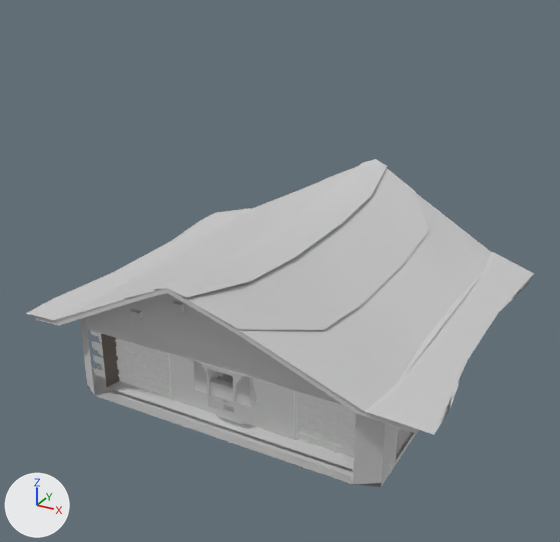
An edit to the FBX model Puzzle Game/Assets/Models/TowerFloor1.fbx, drawn before and after from the same camera.
Camera for both pictures: a 50 mm camera at (6.25, -12.38, 7.86) aimed at (-0.12, -0.8, 2.06). The axes (+X, +Y, +Z) are drawn at lower left. The lights are the same throughout. Where no turn or scale is listed for an object, it has been applied to the vertices. Vertices at the same position are counted once.
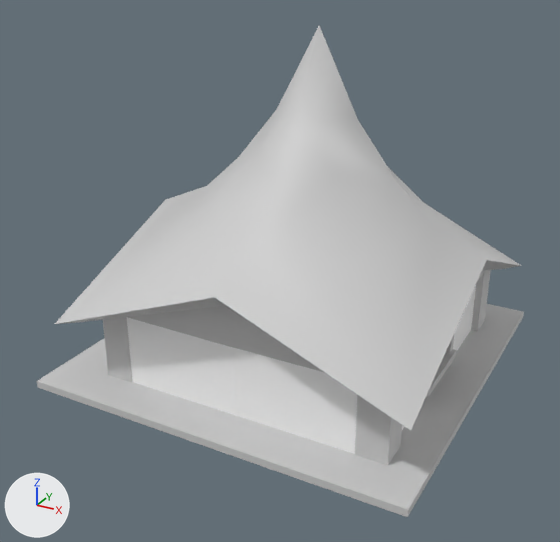
The edits, one by one:
Material 'WallMat' (mat_wallmat) is new.
Its base color is (1.0, 1.0, 1.0) (white #ffffff).
me_mesh_004 is used by ob_pcube4; parent ob_group1; location (-0.44, 0.0, 14.19); scale (592.0, 8.23, 600.0).
me_mesh_004 had 185 vertices, 163 faces and spanned x -0.5..0.5, y -0.5..35.3, z -0.5..0.5.
me_mesh_004 now has 84 vertices, 61 faces and spans x -0.5..0.5, y -0.5..31.8, z -0.5..0.5.
me_mesh_004 part 1: 8 vertices moved from x -0.5..0.5, y 17.2, z -0.5..0.5 to x -0.5..0.5, y 18.0, z -0.5..0.5; 155 vertices removed from x -0.5..0.5, y 0.4..35.3, z -0.5..0.5; 54 vertices added at x -0.5..0.5, y 0.5..31.8, z -0.5..0.5.
me_mesh_004 no longer uses material mat_woodbeams (brown #60554d).
Mesh me_mesh_031_1 is new.
It has 32 vertices, 30 faces and spans x -0.11..0.11, y -2.53..2.53, z -0.84..0.84.
It uses material mat_wallmat (its picture is missing).
Mesh me_mesh_030_1 is new.
It has 124 vertices, 87 faces and spans x -0.76..0.19, y -0.83..0.83, z -0.24..0.9.
It uses material mat_lambert1 (light grey #cdcdcd).
Mesh me_mesh_033_1 is new.
It is a box spanning x -1.14..1.14, y -0.11..0.11, z -0.84..0.84.
It uses material mat_wallmat (its picture is missing).
Mesh me_mesh_017_1 is new.
It has 42 vertices, 40 faces and spans x -3.37..3.37, y -3.37..3.37, z 0.02..5.06.
It uses material mat_lambert1 (light grey #cdcdcd).
Mesh me_mesh_019_1 is new.
It is a box spanning x -3.65..3.65, y -3.65..3.65, z -0.07..0.07.
It uses material mat_lambert1 (light grey #cdcdcd).
Object 'pCube7' (ob_pcube7) is deleted.
In object 'pCube4' (ob_pcube4), parent is no longer ob_group1.
Object 'pCube4' (ob_pcube4) moves from (-0.44, 0.0, 14.19) to (0.112, -0.00965, 0.0607).
Object 'pCube4' (ob_pcube4) turns from (0, 0, 0) to (90, 0, 0) degrees about x, y and z.
Object 'pCube4' (ob_pcube4) is rescaled from (592.0, 8.23, 600.0) to (5.64, 0.0809, 5.64).
Object 'pCube16' (ob_pcube16) is deleted.
Object 'pCube13' (ob_pcube13) is deleted.
Object 'pCube26' (ob_pcube26) is deleted.
Object 'pCube17' (ob_pcube17) is deleted.
Object 'pCube3' (ob_pcube3) is deleted.
Object 'pCube27' (ob_pcube27) is deleted.
Object 'Wall6' (ob_wall6) is new; it shows me_mesh_031_1.
Its location is (2.69, -0.15, 0.88).
Object 'Window' (ob_window) is new; it shows me_mesh_030_1.
Its location is (2.73, -0.09, 0.39).
Object 'Wall1' (ob_wall1) is new; it shows me_mesh_033_1.
Its location is (1.26, -2.71, 0.81).
Object 'Roof' (ob_roof) is new; it shows me_mesh_017_1.
Its location is (0.08, -0.07, 1.33).
Object 'Wall' (ob_wall) is new; it shows a copy of me_mesh_033_1.
Its location is (-1.02, -2.71, 0.81).
Object 'Floor' (ob_floor) is new; it shows me_mesh_019_1.
Its location is (-0.08, 0.01, 0.08).

What differs and where, as boxes (x1, y1, x2, y2) in the pictures (560 x 542 px):
'Roof', added
    after: (55, 26, 521, 431)
'pCube3', deleted
    before: (26, 159, 534, 435)
'Floor', added
    after: (37, 304, 524, 517)
'pCube4', reshaped, moved, turned, rescaled
    before: (80, 239, 484, 487)
    after: (103, 270, 491, 465)
'Wall1', added
    after: (234, 348, 358, 454)
'Wall', added
    after: (127, 317, 236, 415)
'pCube7', deleted
    before: (169, 354, 298, 440)
'pCube16', deleted
    before: (294, 391, 392, 469)
'pCube17', deleted
    before: (90, 330, 172, 400)
'pCube13', deleted
    before: (194, 361, 257, 407)
'Wall6', added
    after: (402, 285, 476, 430)
'Window', added
    after: (426, 335, 457, 397)
'pCube26', deleted
    before: (171, 301, 185, 315)
'pCube27', deleted
    before: (129, 309, 143, 323)
part 1 of me_mesh_004, cut back
    before: (80, 239, 484, 484)
    after: (103, 270, 491, 465)
